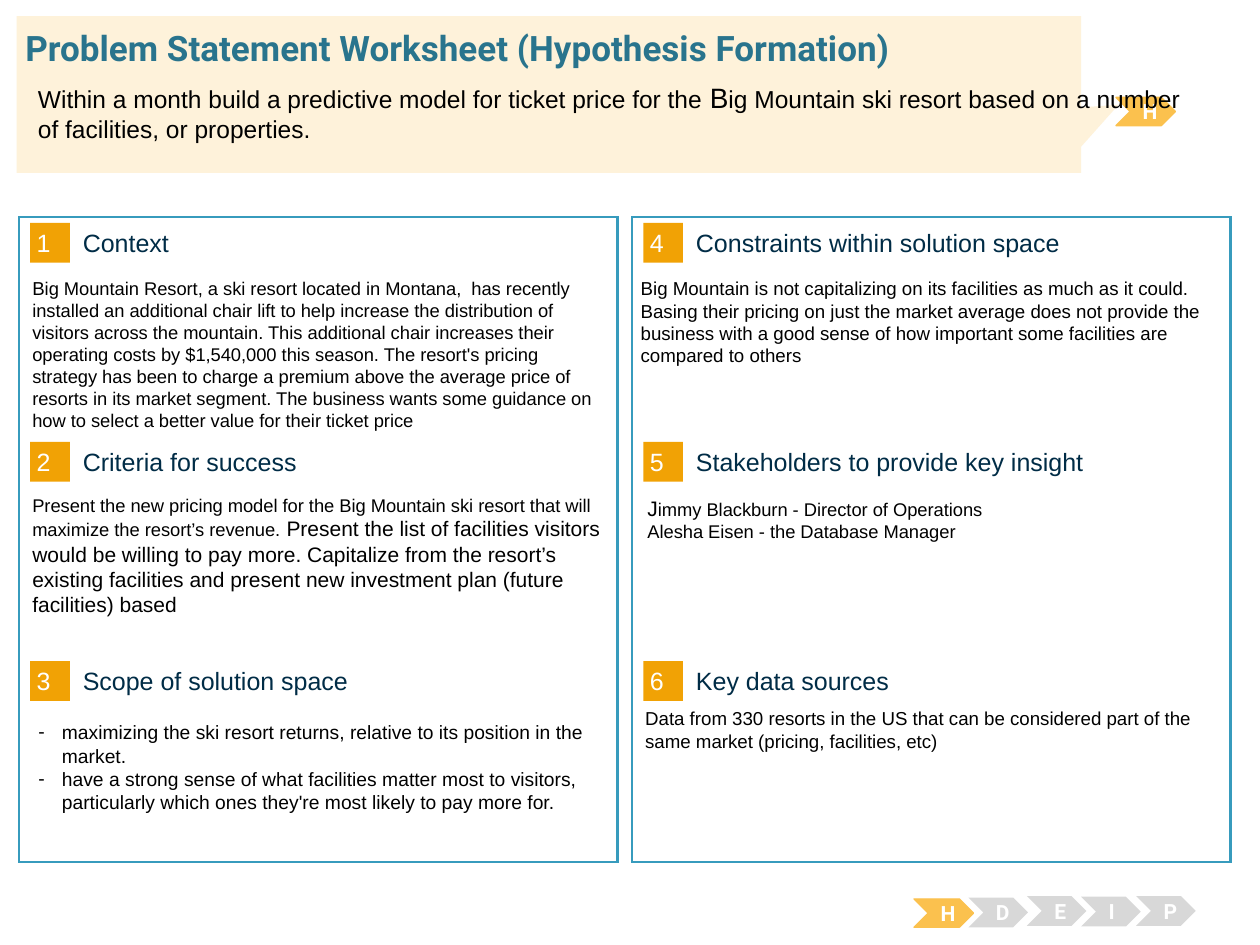
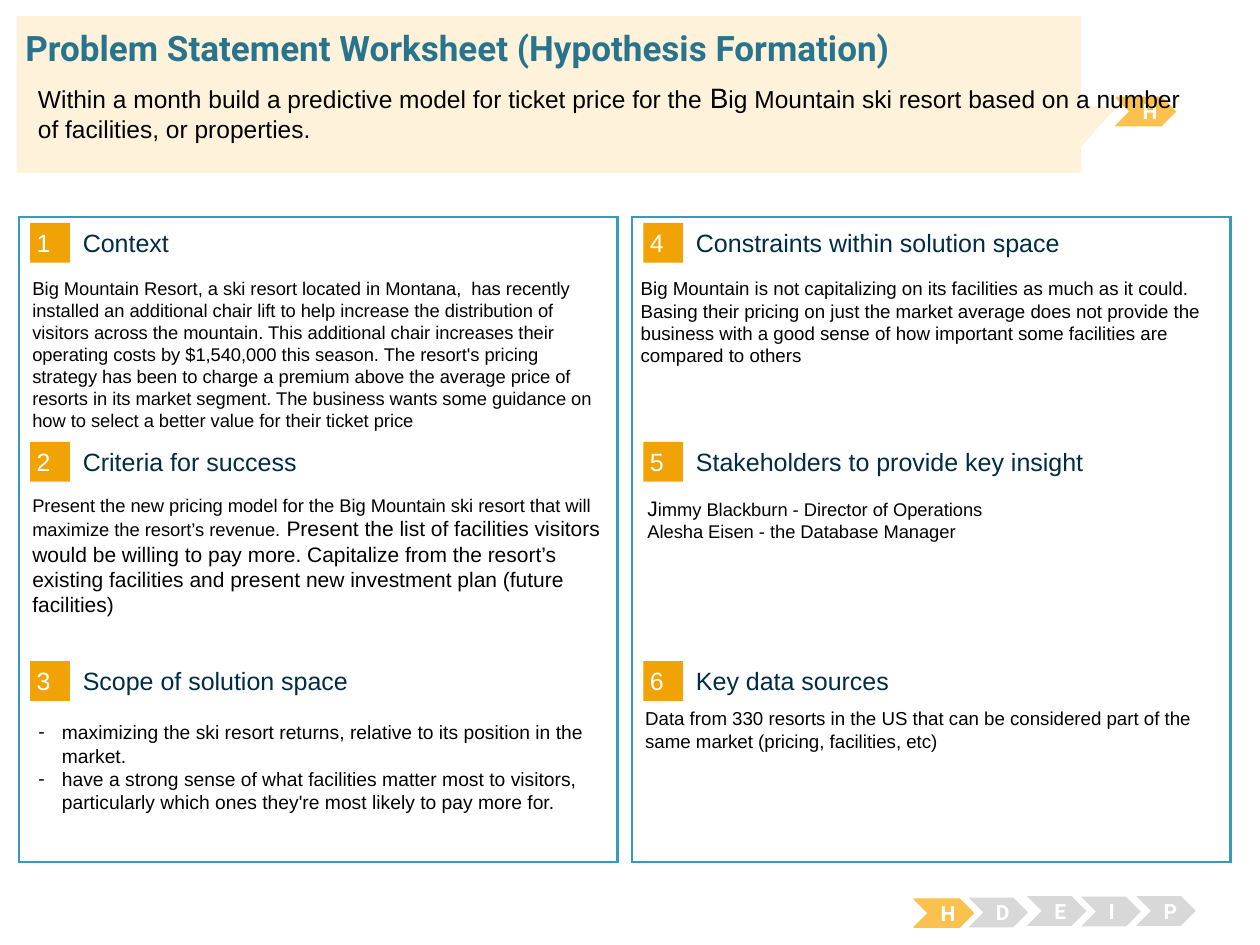
Before and after one commit to natakatch/Springboard1, a slide deck: slide 1 of Natalia Katchoura PSW - Guided Capstone.pptx. Drawn at 1260x945 pixels with LibreOffice and Linux fonts; fonts in the diff are those of the drawing. Boxes give left, top, right and bottom in pixels: in the first picture for what was removed or moved away, otherwise in the second. Text is boxed around its words. In the diff, an @@ line names an element or a change of style, - is before the commit and + after.

Commit message:
The criteria of success updated

```diff
--- a/Natalia Katchoura PSW - Guided Capstone.pptx
+++ b/Natalia Katchoura PSW - Guided Capstone.pptx
@@ text at (32,498,600,616): text changed @@
-Present the new pricing model for the Big Mountain ski resort that will maximize the resort’s revenue. Present the list of facilities visitors would be willing to pay more. Capitalize from the resort’s existing facilities and present new investment plan (future facilities) based
+Present the new pricing model for the Big Mountain ski resort that will maximize the resort’s revenue. Present the list of facilities visitors would be willing to pay more. Capitalize from the resort’s existing facilities and present new investment plan (future facilities)
```
